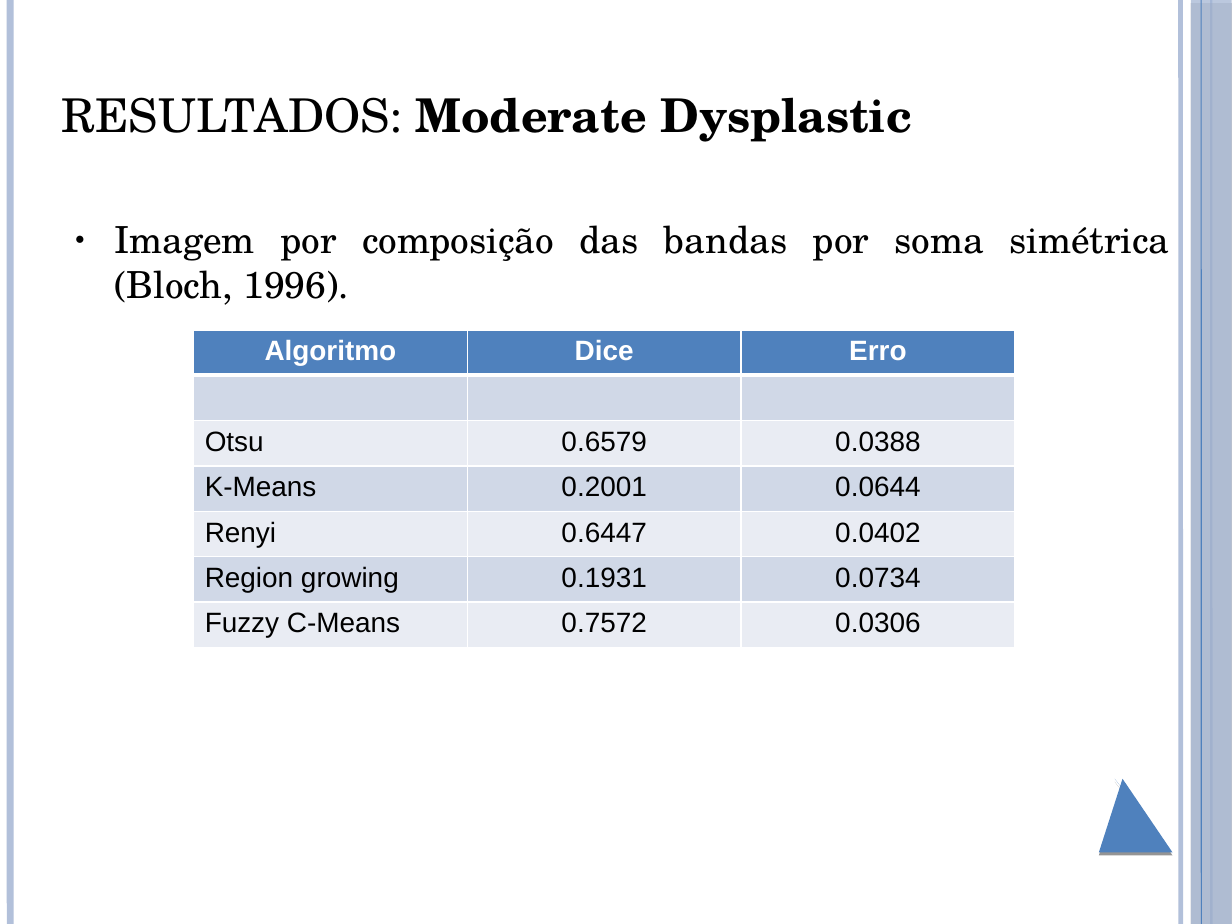
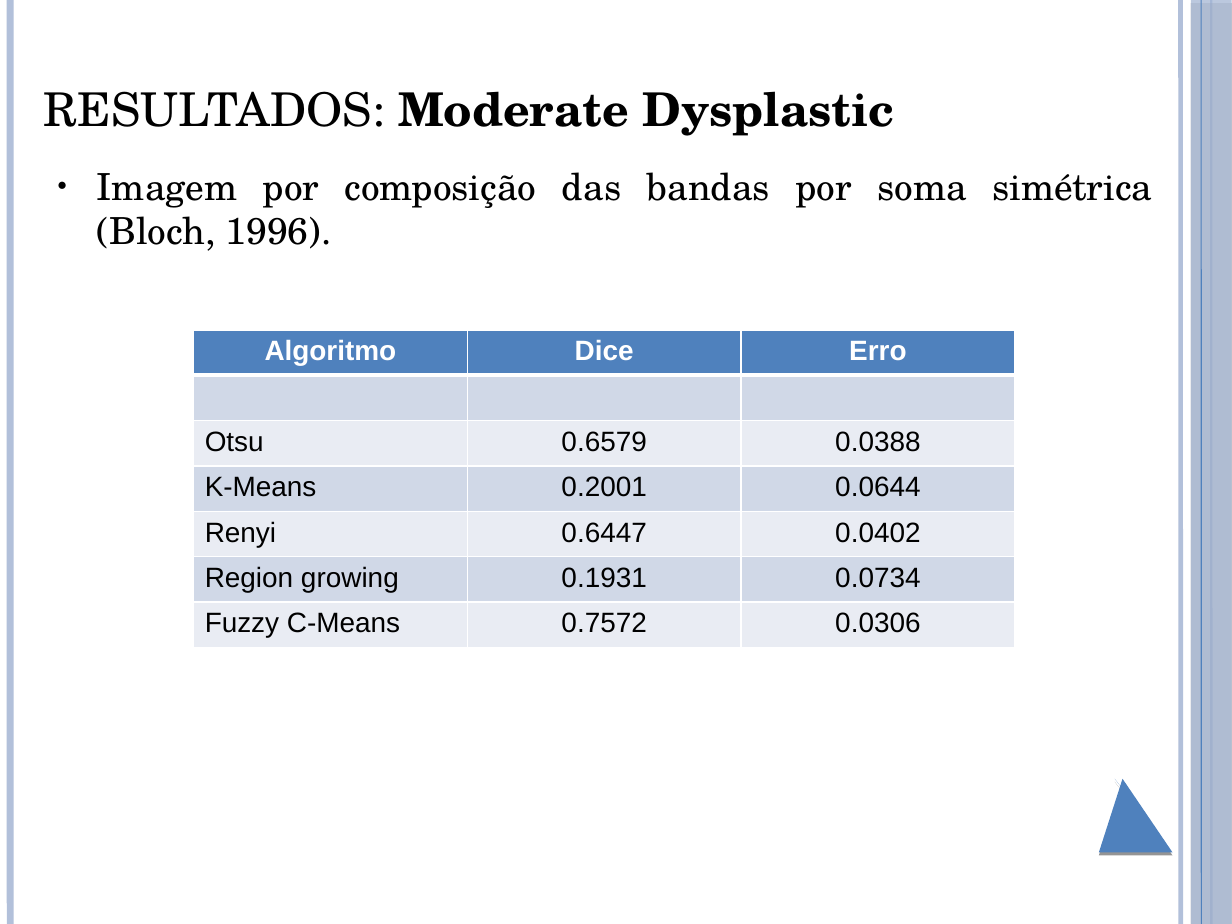
Before and after one commit to brunoliveira8/pdi, a slide deck: slide 18 of trabalho 6/apresentacao.pptx (slide 17 before the commit). Drawn at 1232x924 pixels with LibreOffice and Linux fonts; fonts in the diff are those of the drawing. Boxes give left, top, right and bottom in pixels: in the first picture for what was removed or moved away, otherwise in the second. Text is boxed around its words. In the diff, an @@ line names an element or a change of style, - is before the commit and + after.

```diff
--- a/trabalho 6/apresentacao.pptx
+++ b/trabalho 6/apresentacao.pptx
@@ title "RESULTADOS: Moderate Dysplastic" moved from (x1=62, y1=97, x2=912, y2=142) to (x1=44, y1=91, x2=895, y2=136) @@
@@ text "Imagem por composição das bandas ..." moved from (x1=114, y1=225, x2=1170, y2=305) to (x1=97, y1=172, x2=1152, y2=251) @@
```
Also in this commit, not shown: 11 other slides changed, 3 slides added, 3 other files.
